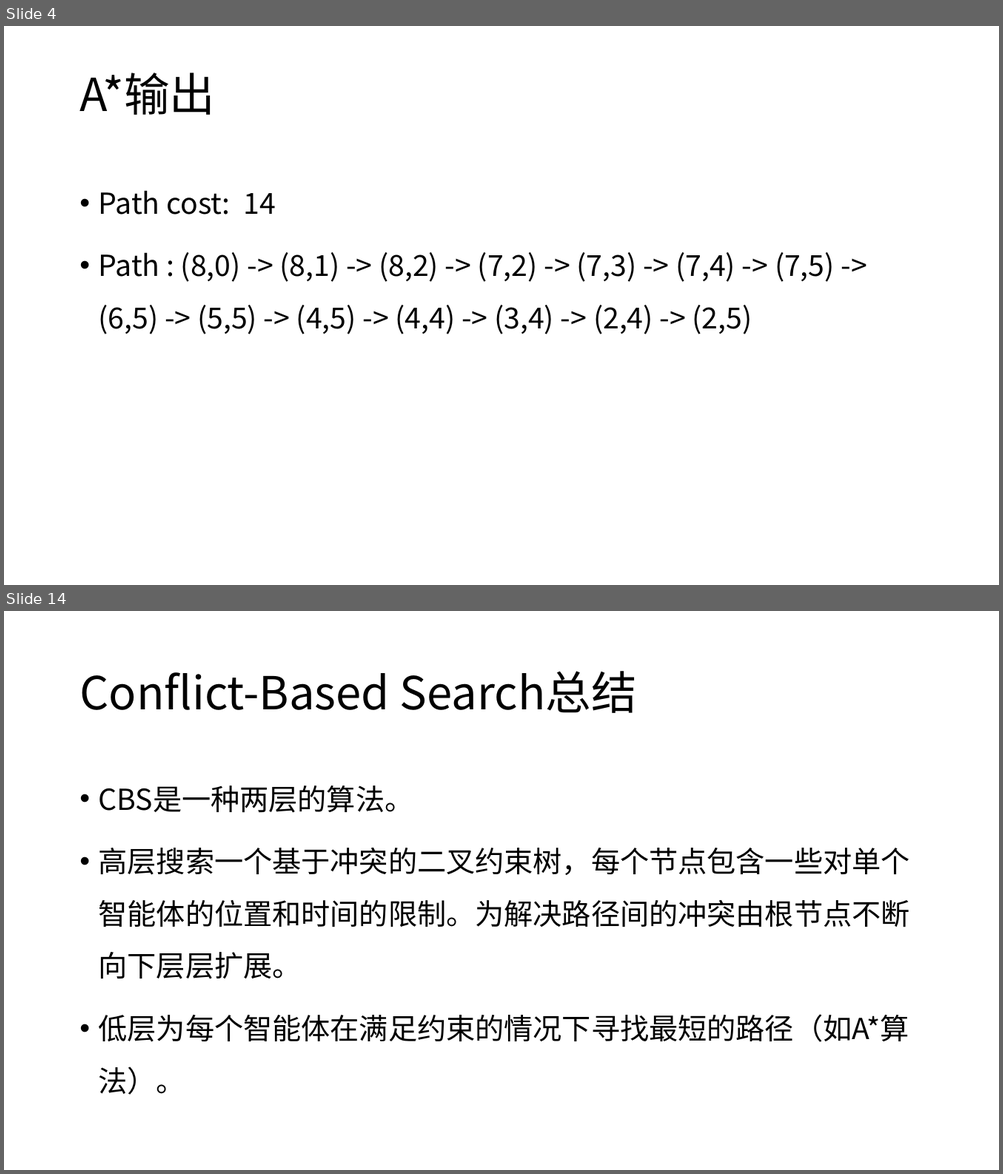
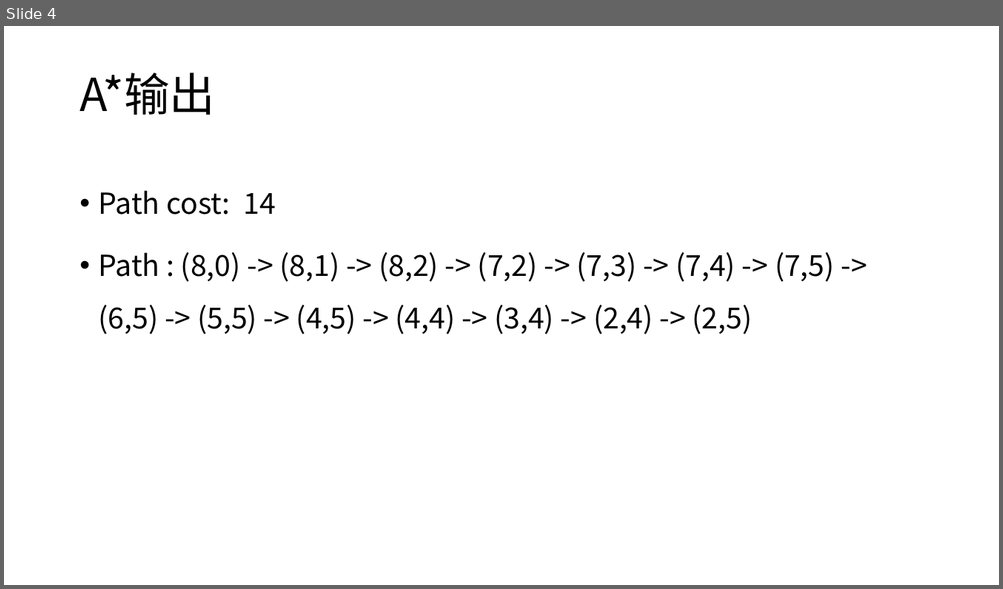
Before and after one commit to ssfc/npbenchmark, a slide deck: npbenchmark-main/MAPF/A_star.pptx. Shown one above the other, each under a label of ours: slides 4 and 14 before the commit, slide 4 after it; the slides between them are not shown. The pictures are 1003x1174 and 1003x589 pixels, drawn with LibreOffice and Linux fonts; fonts in the diff are those of the drawing. Boxes give left, top, right and bottom in pixels: in the first picture for what was removed or moved away, otherwise in the second. Text is boxed around its words. In the diff, an @@ line names an element or a change of style, - is before the commit and + after.

```diff
--- a/npbenchmark-main/MAPF/A_star.pptx
+++ b/npbenchmark-main/MAPF/A_star.pptx
@@ slide 14 removed at (4,611,999,1170), background #FFFFFF @@
@@ title removed at (79,671,637,713) @@
-Conflict-Based Search总结
@@ text removed at (99,786,910,1095) @@
-• CBS是一种两层的算法。
-• 高层搜索一个基于冲突的二叉约束树，每个节点包含一些对单个智能体的位置和时间的限制。为解决路径间的冲突由根节点不断向下层层扩展。
-• 低层为每个智能体在满足约束的情况下寻找最短的路径（如A*算法）。
```
Also in this commit, not shown: 1 slide changed, 9 slides added, 8 other slides removed, 4 other files.
